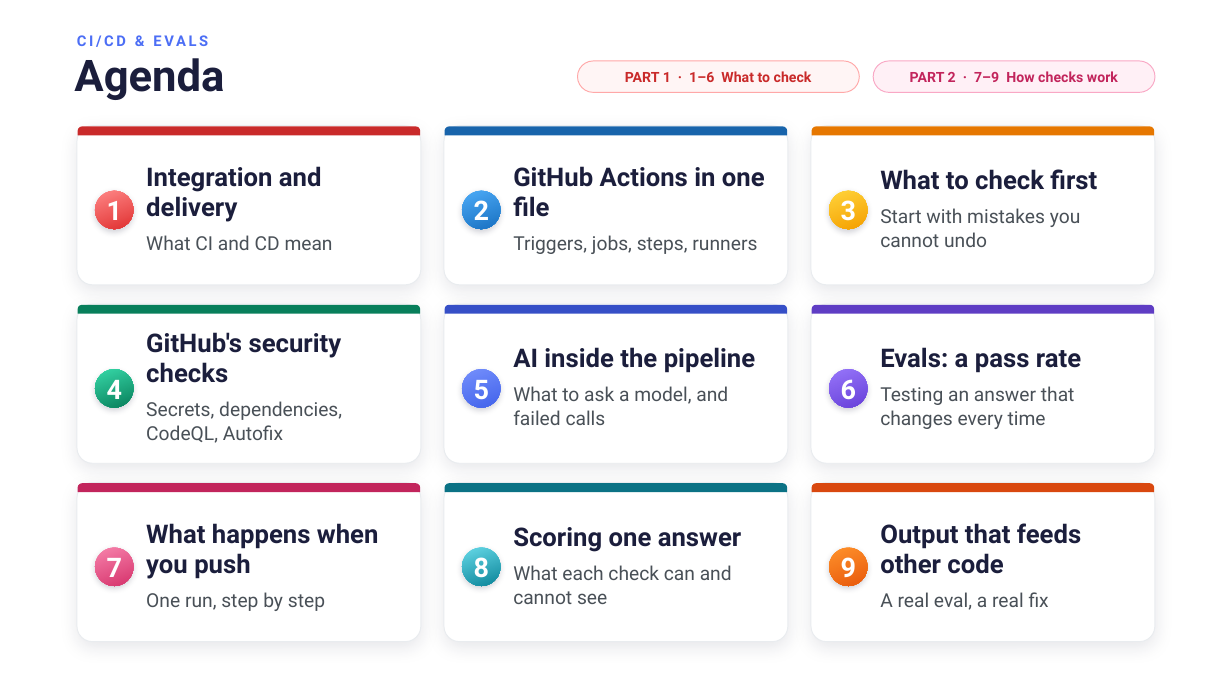
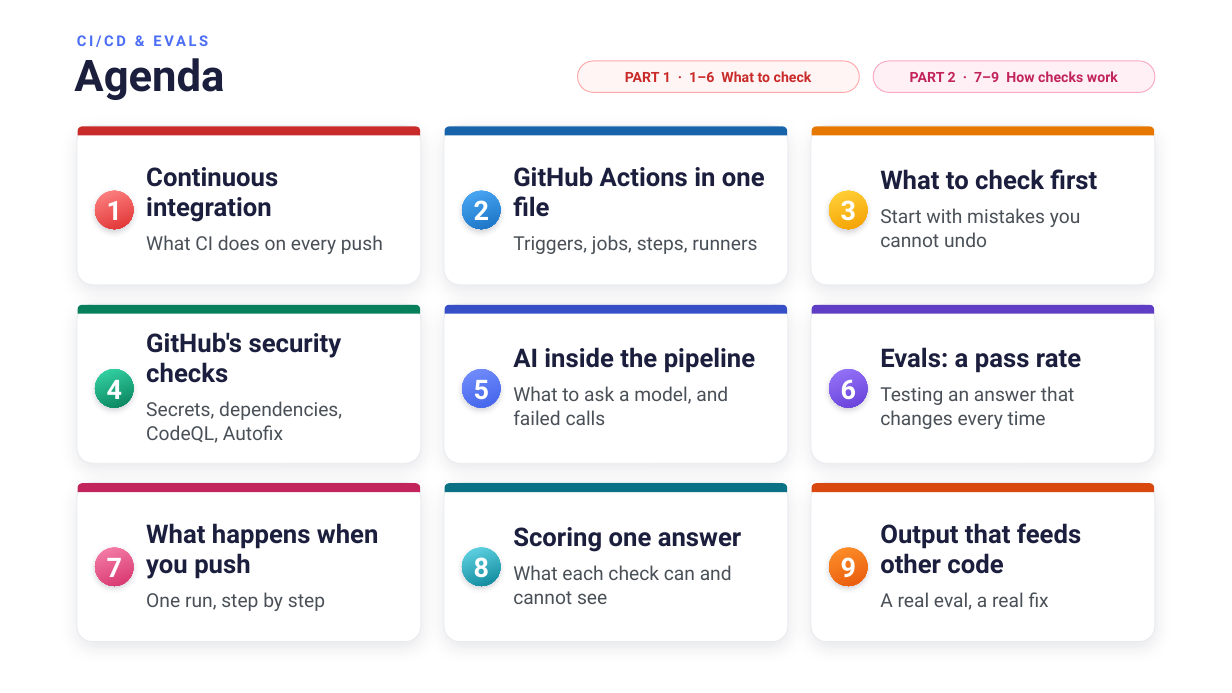
Before and after one commit to danielcregg/ai-assisted-programming, a slide deck: slide 6 of lectures-and-labs/week10/cicd-lecture.pptx. Drawn at 1232x693 pixels with LibreOffice and Linux fonts; fonts in the diff are those of the drawing; background and template pictures are left out. Boxes give left, top, right and bottom in pixels: in the first picture for what was removed or moved away, otherwise in the second. Text is boxed around its words. In the diff, an @@ line names an element or a change of style, - is before the commit and + after.

```diff
--- a/lectures-and-labs/week10/cicd-lecture.pptx
+++ b/lectures-and-labs/week10/cicd-lecture.pptx
@@ text at [146,167,383,254]: text changed @@
-Integration and delivery
-What CI and CD mean
+Continuous integration
+What CI does on every push
```
Also in this commit, not shown: 2 other slides changed, 1 slide removed.
